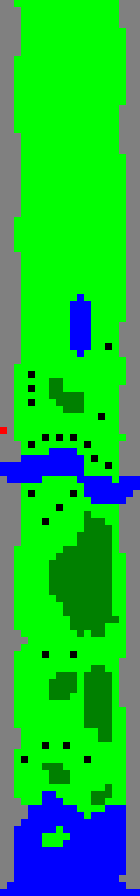
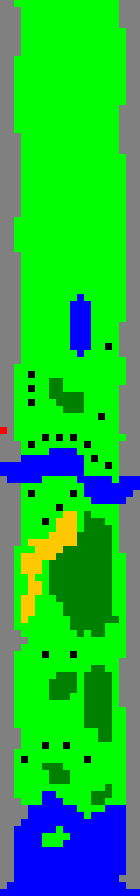
Before/after of a (140, 896) layered artwork. What changed in the layer stack:
painted on "midground" over [21, 511, 77, 623]
